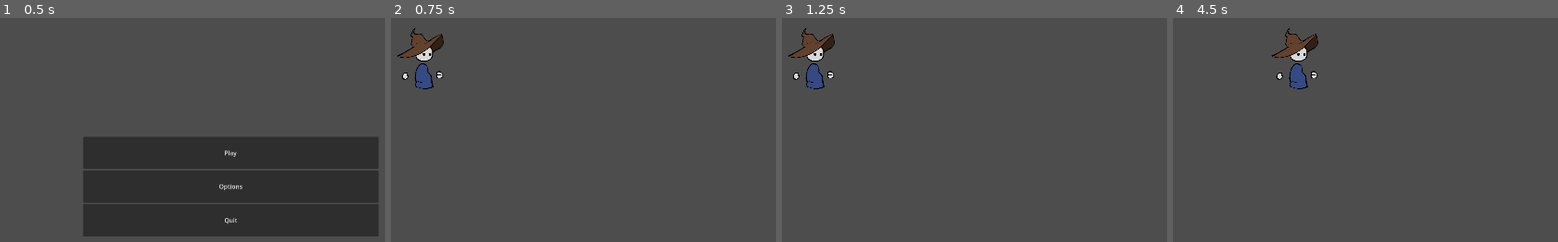
Above: before the commit, frames 1-4 (left to right).
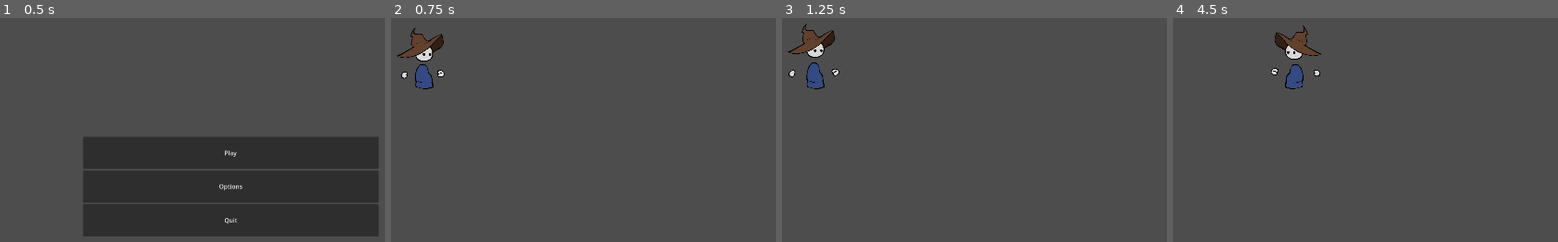
Above: after the commit, the same moments.

Repository: Meoah/Wazz-lock
Game: Godot game, scene res://Scenes/default.tscn
The game is run twice, just before and just after one commit, with the same random seed, the same clock (stepped at 60 frames per second) and the same inputs.
Inputs:
- Up to frame 1 (0.5 s): no input
- Up to frame 2 (0.75 s): click "Play" at 0.5 s
- Up to frame 3 (1.25 s): no input
- Up to frame 4 (4.5 s): tap Enter at 1.25 s; hold Right (ui_right) 1.28-2.03 s; tap Space (ui_select) at 1.52, 2.27, 3.77 s; hold Down (ui_down) 2.03-2.78 s; hold Right (ui_right) 2.78-3.53 s; hold Up (ui_up) 3.53-4.28 s; hold Left (ui_left) from 4.28 s (still down)

Frame 1 is identical in both runs. In frame 2, 0.1% of the frame differs, in the area x 2-14%, y 20-31%; in frame 3, 0.9%; in frame 4, 1.4%, in the area x 25-39%, y 3-32%.

Commit message:
Clive can do a flip

Diff:
--- a/Scenes/Actors/Clive.tscn
+++ b/Scenes/Actors/Clive.tscn
@@ -64,7 +64,7 @@
 }],
 "loop": true,
 "name": &"idle",
-"speed": 15.0
+"speed": 8.0
 }]
 
 [sub_resource type="RectangleShape2D" id="RectangleShape2D_iwdwx"]
--- a/scripts/player/player_clive.gd
+++ b/scripts/player/player_clive.gd
@@ -5,6 +5,7 @@
 
 @export var move_speed : float = 200.0
 var move_direction : Vector2 = Vector2.ZERO
+var initial_scale : Vector2 = Vector2.ZERO
 
 var move_inputs : Dictionary ={
 	"ui_up" : false,
@@ -17,16 +18,30 @@
 
 func _ready() -> void:
 	manager = PlayerManager.new()
+	initial_scale = scale
+
 
 func _physics_process(delta) -> void:
 	manager.physics_update(delta, move_direction, roll_input, attack_input)
 
 	if manager.is_allow_movement():
 		velocity = move_direction * move_speed
+		if move_direction.x < 0:
+			flip_h(true)
+		elif move_direction.x > 0:
+			flip_h(false)
 	else:
 		velocity = Vector2.ZERO
 
 	move_and_slide()
+
+func flip_h(negative : bool = false) -> void:
+	if negative:
+		scale.y = -1 * initial_scale.y
+		rotation_degrees = 180.0
+	else:
+		scale.y = initial_scale.y
+		rotation_degrees = 0.0
 
 func _input(event : InputEvent) -> void:
 	var direction : bool = false
